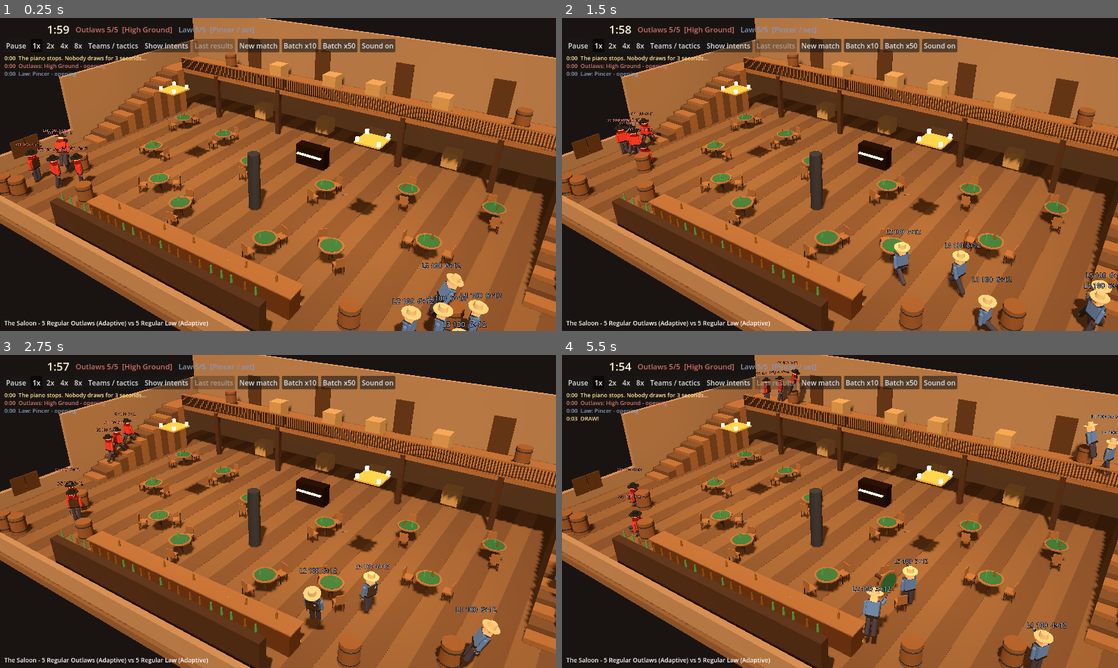
Above: before the commit, frames 1-4 (two rows, left to right).
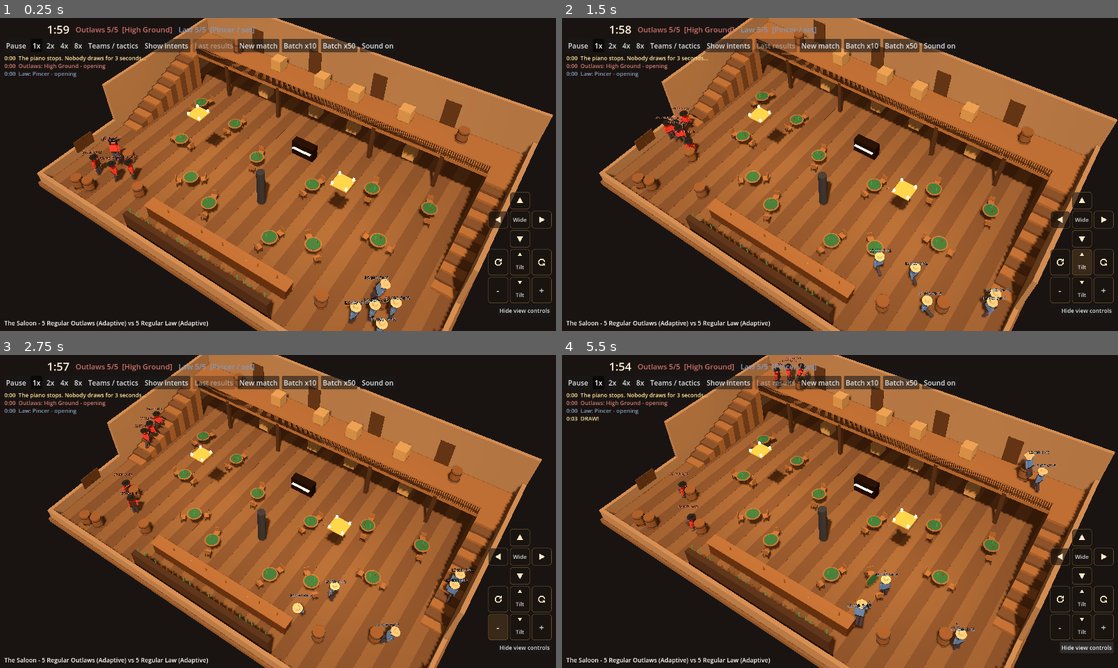
Above: after the commit, the same moments.

Repository: nathandunn/brawl-bots
Game: Godot game, scene res://scenes/Main.tscn
Two runs of this game, one before a commit and one after it. Both use one fixed random seed, a clock stepped at 60 frames per second and the inputs below.
Inputs (mouse positions are in pixels of both pictures, inside the frame that each line leads up to):
- Up to frame 1 (0.25 s): no input
- Up to frame 2 (1.5 s): click (1084, 218) at 0.5 s, where only the run after the commit has a clickable "Wide"; click (1084, 262) at 1.25 s, where only the run after the commit has a clickable "Tilt"
- Up to frame 3 (2.75 s): click (500, 627) at 2 s, where only the run after the commit has a clickable "-"
- Up to frame 4 (5.5 s): click (1084, 627) at 2.75 s, where only the run after the commit has a clickable "Tilt"; click (1101, 627) at 3.5 s, where only the run after the commit has a clickable "+"; click (1084, 646) at 4.25 s, where only the run after the commit has a clickable "Hide view controls"; click (1095, 646) at 5 s, where only the run after the commit has a clickable "View controls"

The runs differ from the first frame. In frame 1, 54% of the frame differs, in the area x 0-100%, y 0-100%; in frame 2, 54%; in frame 3, 56%; in frame 4, 54%.

Commit message:
Head shots register; on-screen view controls; every match starts wide
_ray_capsule returned the height of the nearest point on the spine, which stops a radius short
of the crown, so hit_part could never return head: every vital kill was a heart shot. It now
returns where the slug goes in. 30 mirror matches: head/heart deaths 48 -> 75, avg 44 s -> 40 s.

View: pan / rotate / tilt / zoom buttons bottom right (hold to repeat) with Wide in the pan
cross; right-drag and two-finger pan; keys WASD/arrows, Q E, R F, + -, Home. The wide view is
fitted to each map and every match starts on it.

Co-Authored-By: Claude Opus 5.5 <noreply@anthropic.com>
Claude-Session: https://claude.ai/code/session_01MDBNmREc7Lny2xDaMEgqVj

Diff:
--- a/scripts/camera_rig.gd
+++ b/scripts/camera_rig.gd
@@ -1,6 +1,9 @@
 class_name CameraRig
 extends Node3D
-## Orbit camera: drag to rotate (mouse or touch), wheel/pinch to zoom. It does not move on its own.
+## Orbit camera: drag to rotate (mouse or touch), wheel/pinch to zoom, and on-screen controls
+## in the bottom-right corner - pan, rotate, tilt, zoom, and "Wide" to put the whole map back in
+## view. Keys: arrows / WASD pan, Q E rotate, R F tilt, + - zoom, Home or 0 for wide. Every match
+## starts on the wide view; it does not move on its own.
 
 var yaw := 0.6
 var pitch := 0.5
@@ -17,7 +20,27 @@
 var _focus_target := Vector3(0, 1.0, 0)
 var _focus_dist := -1.0
 var min_dist := 10.0
+var max_dist := 70.0
 var _rest_dist := 27.0  # the zoom the user last chose; the view returns to it after a celebration
+## where the user has panned the view to (added to the focus); "Wide" clears it
+var _pan := Vector3.ZERO
+var _pan_limit := Vector2(16.0, 11.0)
+## the wide view for the current map
+var wide_yaw := 0.6
+var wide_pitch := 0.82
+var wide_dist := 38.0
+## the on-screen buttons: which one is held down, for hold-to-repeat
+var _held := ""
+var _ui: CanvasLayer
+var _pad: Control
+var _shown := true
+var _toggle: Button
+var _box: Control
+
+const PAN_SPEED := 9.0      # m/s at the wide zoom (scales with zoom)
+const ROT_SPEED := 1.2      # rad/s
+const TILT_SPEED := 0.8
+const ZOOM_SPEED := 1.6     # x per second
 
 
 func _ready() -> void:
@@ -26,6 +49,30 @@
 	_cam.keep_aspect = Camera3D.KEEP_WIDTH  # portrait phones see the whole arena too
 	_cam.far = 300.0
 	add_child(_cam)
+	_build_controls()
+	_apply()
+
+
+## Fit the wide view to a map `half_x` by `half_z` metres from the centre each way.
+func fit_map(half_x: float, half_z: float) -> void:
+	var r := maxf(half_x, half_z * 1.35)
+	wide_dist = clampf(r * 2.45, 14.0, max_dist)
+	_pan_limit = Vector2(half_x, half_z)
+	if min_dist >= 10.0:
+		min_dist = minf(10.0, wide_dist * 0.3)
+
+
+## Back to the whole map in view: centred, high, zoomed out. Called at the start of every match.
+func go_wide() -> void:
+	yaw = wide_yaw
+	pitch = wide_pitch
+	dist = wide_dist
+	_rest_dist = wide_dist
+	_pan = Vector3.ZERO
+	_focus_target = Vector3(0, 1.0, 0)
+	_focus = _focus_target
+	_focus_dist = -1.0
+	idle = 0.0
 	_apply()
 
 
@@ -33,6 +80,12 @@
 	idle += delta
 	if auto_orbit and idle > 6.0:
 		yaw += delta * 0.05
+	_held_step(delta)
+	if _box != null:
+		# clear of the status line, which wraps to two lines on a narrow phone
+		var vs := get_viewport().get_visible_rect().size
+		_box.offset_bottom = -34.0 if vs.x > vs.y else -64.0
+	_key_step(delta)
 	var k := clampf(delta * 2.0, 0.0, 1.0)
 	_focus = _focus.lerp(_focus_target, k)
 	if _focus_dist > 0.0 and idle > 6.0:
@@ -46,7 +99,7 @@
 
 
 func clear_focus() -> void:
-	if min_dist < 10.0:
+	if min_dist < 2.5:
 		return   # the lineup holds its shot
 	_focus_target = Vector3(0, 1.0, 0)
 	_focus_dist = _rest_dist if absf(dist - _rest_dist) > 0.5 else -1.0
@@ -54,27 +107,188 @@
 
 func _apply() -> void:
 	pitch = clampf(pitch, 0.15, 1.45)
-	dist = clampf(dist, min_dist, 70.0)
+	dist = clampf(dist, min_dist, max_dist)
+	_pan.x = clampf(_pan.x, -_pan_limit.x, _pan_limit.x)
+	_pan.z = clampf(_pan.z, -_pan_limit.y, _pan_limit.y)
+	var f := _focus + _pan
 	var p := Vector3(sin(yaw) * cos(pitch), sin(pitch), cos(yaw) * cos(pitch)) * dist
-	_cam.position = _focus + p
-	_cam.look_at(_focus, Vector3.UP)
+	_cam.position = f + p
+	_cam.look_at(f, Vector3.UP)
+
+
+# ---------------------------------------------------------------- moving the view
+
+## Pan along the ground, relative to where the camera is looking (up = away from you).
+func pan(right: float, fwd: float) -> void:
+	var r := Vector3(cos(yaw), 0, -sin(yaw))
+	var f := Vector3(-sin(yaw), 0, -cos(yaw))
+	_pan += r * right + f * fwd
+	idle = 0.0
+
+
+func zoom(factor: float) -> void:
+	dist *= factor
+	dist = clampf(dist, min_dist, max_dist)
+	_rest_dist = dist
+	_focus_dist = -1.0
+	idle = 0.0
+
+
+func _act(a: String, delta: float) -> void:
+	var ps := PAN_SPEED * delta * (dist / maxf(wide_dist, 1.0) * 0.8 + 0.2)
+	match a:
+		"left": pan(-ps, 0.0)
+		"right": pan(ps, 0.0)
+		"up": pan(0.0, ps)
+		"down": pan(0.0, -ps)
+		"rotl": yaw += ROT_SPEED * delta
+		"rotr": yaw -= ROT_SPEED * delta
+		"tiltup": pitch += TILT_SPEED * delta
+		"tiltdn": pitch -= TILT_SPEED * delta
+		"in": zoom(pow(ZOOM_SPEED, -delta))
+		"out": zoom(pow(ZOOM_SPEED, delta))
+	idle = 0.0
+
+
+func _held_step(delta: float) -> void:
+	if _held != "":
+		_act(_held, delta)
+
+
+func _key_step(delta: float) -> void:
+	# keys only when no text field has focus (the rule editor)
+	var fo := get_viewport().gui_get_focus_owner()
+	if fo is TextEdit or fo is LineEdit:
+		return
+	var keys := {
+		"left": [KEY_LEFT, KEY_A], "right": [KEY_RIGHT, KEY_D], "up": [KEY_UP, KEY_W], "down": [KEY_DOWN, KEY_S],
+		"rotl": [KEY_Q], "rotr": [KEY_E], "tiltup": [KEY_R], "tiltdn": [KEY_F],
+		"in": [KEY_EQUAL, KEY_KP_ADD], "out": [KEY_MINUS, KEY_KP_SUBTRACT],
+	}
+	for a in keys:
+		for kc in keys[a]:
+			if Input.is_physical_key_pressed(kc):
+				_act(a, delta)
+				break
+	if Input.is_physical_key_pressed(KEY_HOME) or Input.is_physical_key_pressed(KEY_0):
+		go_wide()
+
+
+# ---------------------------------------------------------------- the on-screen controls
+
+func _build_controls() -> void:
+	_ui = CanvasLayer.new()
+	_ui.layer = 1
+	add_child(_ui)
+	var root := Control.new()
+	root.set_anchors_and_offsets_preset(Control.PRESET_FULL_RECT)
+	root.mouse_filter = Control.MOUSE_FILTER_IGNORE
+	_ui.add_child(root)
+	var box := VBoxContainer.new()
+	box.anchor_left = 1.0
+	box.anchor_right = 1.0
+	box.anchor_top = 1.0
+	box.anchor_bottom = 1.0
+	box.grow_horizontal = Control.GROW_DIRECTION_BEGIN
+	box.grow_vertical = Control.GROW_DIRECTION_BEGIN
+	box.offset_right = -10.0
+	box.offset_bottom = -34.0
+	_box = box
+	box.alignment = BoxContainer.ALIGNMENT_END
+	box.add_theme_constant_override("separation", 4)
+	root.add_child(box)
+	_pad = VBoxContainer.new()
+	_pad.add_theme_constant_override("separation", 4)
+	box.add_child(_pad)
+	# pan: a cross with Wide in the middle
+	var cross := GridContainer.new()
+	cross.columns = 3
+	cross.add_theme_constant_override("h_separation", 4)
+	cross.add_theme_constant_override("v_separation", 4)
+	_pad.add_child(cross)
+	for cell in [["", ""], ["", "up"], ["", ""], ["", "left"], ["Wide", "wide"], ["", "right"], ["", ""], ["", "down"], ["", ""]]:
+		if cell[1] == "":
+			var sp := Control.new()
+			sp.custom_minimum_size = Vector2(46, 40)
+			sp.mouse_filter = Control.MOUSE_FILTER_IGNORE
+			cross.add_child(sp)
+		else:
+			cross.add_child(_btn(cell[0], cell[1], "Pan" if cell[1] != "wide" else "Whole map in view (Home)"))
+	# rotate, tilt, zoom
+	var row := GridContainer.new()
+	row.columns = 3
+	row.add_theme_constant_override("h_separation", 4)
+	row.add_theme_constant_override("v_separation", 4)
+	_pad.add_child(row)
+	row.add_child(_btn("", "rotl", "Rotate left (Q)"))
+	row.add_child(_btn("Tilt", "tiltup", "Look down from higher (R)"))
+	row.add_child(_btn("", "rotr", "Rotate right (E)"))
+	row.add_child(_btn("-", "out", "Zoom out (-)"))
+	row.add_child(_btn("Tilt", "tiltdn", "Lower the camera (F)"))
+	row.add_child(_btn("+", "in", "Zoom in (+)"))
+	_toggle = Button.new()
+	_toggle.text = "Hide view controls"
+	_toggle.add_theme_font_size_override("font_size", 13)
+	_toggle.focus_mode = Control.FOCUS_NONE
+	_toggle.size_flags_horizontal = Control.SIZE_SHRINK_END
+	_toggle.pressed.connect(func():
+		_shown = not _shown
+		_pad.visible = _shown
+		_toggle.text = "Hide view controls" if _shown else "View controls")
+	box.add_child(_toggle)
+
+
+func _btn(text: String, action: String, tip: String) -> Button:
+	var b := Button.new()
+	b.text = text
+	b.tooltip_text = tip
+	b.focus_mode = Control.FOCUS_NONE
+	b.custom_minimum_size = Vector2(46, 40)
+	b.add_theme_font_size_override("font_size", 20 if text.length() <= 2 else 13)
+	var ic := _icon(action)
+	if ic != null:
+		b.icon = ic
+		b.icon_alignment = HORIZONTAL_ALIGNMENT_CENTER
+		b.vertical_icon_alignment = VERTICAL_ALIGNMENT_TOP if text != "" else VERTICAL_ALIGNMENT_CENTER
+		b.expand_icon = false
+	var sb := StyleBoxFlat.new()
+	sb.bg_color = Color(0.1, 0.08, 0.06, 0.62)
+	sb.set_corner_radius_all(6)
+	sb.border_color = Color(0.6, 0.45, 0.25, 0.7)
+	sb.set_border_width_all(1)
+	b.add_theme_stylebox_override("normal", sb)
+	var sh := sb.duplicate() as StyleBoxFlat
+	sh.bg_color = Color(0.25, 0.18, 0.1, 0.8)
+	b.add_theme_stylebox_override("hover", sh)
+	var sp := sb.duplicate() as StyleBoxFlat
+	sp.bg_color = Color(0.45, 0.32, 0.15, 0.9)
+	b.add_theme_stylebox_override("pressed", sp)
+	if action == "wide":
+		b.pressed.connect(go_wide)
+	else:
+		b.button_down.connect(func(): _held = action; _act(action, 0.06))
+		b.button_up.connect(func(): if _held == action: _held = "")
+	return b
 
 
 func _unhandled_input(event: InputEvent) -> void:
 	if event is InputEventMouseButton:
 		if event.button_index == MOUSE_BUTTON_LEFT or event.button_index == MOUSE_BUTTON_RIGHT:
 			_dragging = event.pressed
+		elif event.button_index == MOUSE_BUTTON_MIDDLE:
+			_dragging = event.pressed
 		elif event.button_index == MOUSE_BUTTON_WHEEL_UP and event.pressed:
-			dist *= 0.9
-			_rest_dist = clampf(dist, 10.0, 70.0)
-			idle = 0.0
+			zoom(0.9)
 		elif event.button_index == MOUSE_BUTTON_WHEEL_DOWN and event.pressed:
-			dist *= 1.1
-			_rest_dist = clampf(dist, 10.0, 70.0)
-			idle = 0.0
+			zoom(1.1)
 	elif event is InputEventMouseMotion and _dragging:
-		yaw -= event.relative.x * 0.006
-		pitch += event.relative.y * 0.006
+		if event.button_mask & MOUSE_BUTTON_MASK_RIGHT or Input.is_key_pressed(KEY_SHIFT):
+			# right-drag (or shift-drag) pans
+			var k := dist * 0.0016
+			pan(-event.relative.x * k, event.relative.y * k)
+		else:
+			yaw -= event.relative.x * 0.006
+			pitch += event.relative.y * 0.006
 		idle = 0.0
 	elif event is InputEventScreenTouch:
 		if event.pressed:
@@ -85,6 +299,7 @@
 			var pts := _touches.values()
 			_pinch_d = pts[0].distance_to(pts[1])
 	elif event is InputEventScreenDrag:
+		var prev: Vector2 = _touches.get(event.index, event.position)
 		_touches[event.index] = event.position
 		if _touches.size() == 1:
 			yaw -= event.relative.x * 0.008
@@ -93,7 +308,57 @@
 			var pts := _touches.values()
 			var d: float = pts[0].distance_to(pts[1])
 			if _pinch_d > 0.0:
-				dist *= _pinch_d / maxf(d, 1.0)
-				_rest_dist = clampf(dist, 10.0, 70.0)
+				zoom(_pinch_d / maxf(d, 1.0))
 			_pinch_d = d
+			# two fingers moving together pan
+			var mv: Vector2 = (event.position - prev) * 0.5
+			var k := dist * 0.0016
+			pan(-mv.x * k, mv.y * k)
 		idle = 0.0
+
+
+
+## Arrow icons drawn into a little image (the web font has no arrow glyphs).
+func _icon(action: String) -> Texture2D:
+	var n := 22
+	var img := Image.create(n, n, false, Image.FORMAT_RGBA8)
+	img.fill(Color(0, 0, 0, 0))
+	var col := Color(1.0, 0.92, 0.78)
+	var c := (n - 1) * 0.5
+	match action:
+		"up", "down", "left", "right", "tiltup", "tiltdn":
+			var dir := {"up": Vector2(0, -1), "tiltup": Vector2(0, -1), "down": Vector2(0, 1), "tiltdn": Vector2(0, 1), "left": Vector2(-1, 0), "right": Vector2(1, 0)}[action] as Vector2
+			var small := action.begins_with("tilt")
+			var tip := Vector2(c, c) + dir * (5.0 if small else 8.0)
+			var side := Vector2(-dir.y, dir.x)
+			var base := Vector2(c, c) - dir * (3.0 if small else 6.0)
+			var hw := 5.0 if small else 8.0
+			var tri := PackedVector2Array([tip, base + side * hw, base - side * hw])
+			for y in n:
+				for x in n:
+					if Geometry2D.is_point_in_polygon(Vector2(x, y), tri):
+						img.set_pixel(x, y, col)
+		"rotl", "rotr":
+			# a three-quarter ring with an arrowhead at its end
+			var r0 := 5.5
+			var r1 := 8.5
+			for y in n:
+				for x in n:
+					var v := Vector2(x - c, y - c)
+					var d := v.length()
+					var a := fposmod(atan2(v.y, v.x) * (1.0 if action == "rotr" else -1.0), TAU)
+					if d >= r0 and d <= r1 and a > 0.9:
+						img.set_pixel(x, y, col)
+			var end_a := 0.9
+			var sgn := 1.0 if action == "rotr" else -1.0
+			var p := Vector2(cos(end_a), sin(end_a) * sgn) * 7.0 + Vector2(c, c)
+			var tang := Vector2(sin(end_a), -cos(end_a) * sgn)
+			var rad := Vector2(cos(end_a), sin(end_a) * sgn)
+			var tri := PackedVector2Array([p + tang * 5.0, p + rad * 5.5, p - rad * 5.5])
+			for y in n:
+				for x in n:
+					if Geometry2D.is_point_in_polygon(Vector2(x, y), tri):
+						img.set_pixel(x, y, col)
+		_:
+			return null
+	return ImageTexture.create_from_image(img)
--- a/scripts/main.gd
+++ b/scripts/main.gd
@@ -258,6 +258,12 @@
 		s = _base_seed + manager.match_index
 	_ensure_map(_resolve_map())
 	manager.start_match(s)
+	# every match starts on the wide view, the whole map in shot
+	if cam != null and not _args.has("lineup"):
+		cam.fit_map(saloon.half_x, saloon.half_z)
+		if _args.has("cam"):
+			cam.wide_dist = float(_args["cam"])
+		cam.go_wide()
 	if _args.has("lassotest"):
 		# debug: a roper under the balcony, his man at the rail above, a sure throw
 		var a: Gunman = manager.gunmen[0]
--- a/scripts/match_manager.gd
+++ b/scripts/match_manager.gd
@@ -812,7 +812,9 @@
 	var t: float = res.y * max_t
 	# back off to the surface
 	t = maxf(0.0, t - sqrt(maxf(r * r - res.x * res.x, 0.0)))
-	return Vector2(t, a.lerp(b, res.z).y)
+	# the height where it actually goes in, not the nearest point on the spine: the spine stops
+	# a radius short of the crown, so measured there the top of the head could never be hit
+	return Vector2(t, minf((o + d * t).y, base.y + g.height()))
 
 
 func _seg_dist_to_body(p0: Vector3, p1: Vector3, g: Gunman) -> float:
Binary file changed: dist/index.apple-touch-icon.png
Binary file changed: dist/index.icon.png
Not shown, changed: README.md
Not shown, changed: dist/index.html
Not shown, changed: dist/index.js.gz
Not shown, changed: dist/index.pck.gz
Not shown, changed: dist/index.wasm.gz
